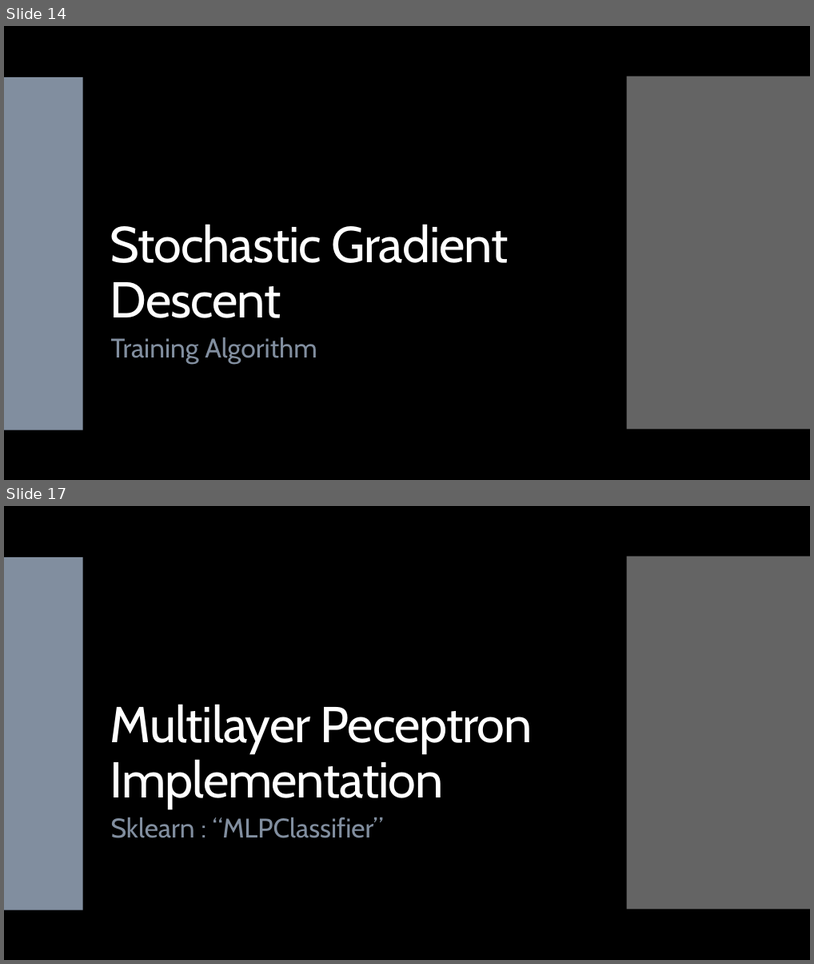
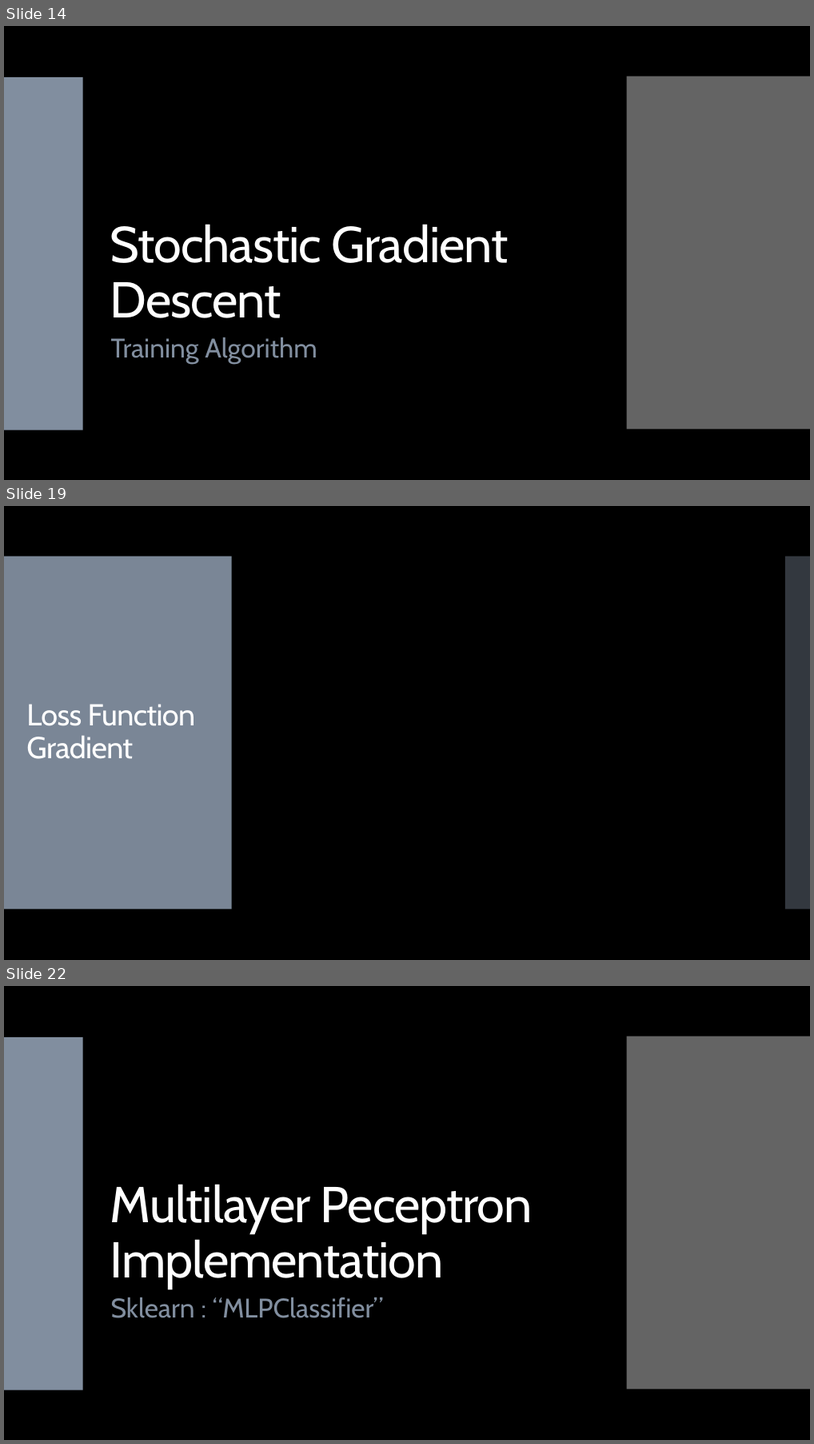
Before and after one commit to landonbuell/Convolutional-Neural-Networks, a slide deck: Presentations/11_03_2020/Training a Multilayer Perceptron with Stochastic Gradient Descent.pptx. Shown one above the other, each under a label of ours: slides 14 and 17 before the commit, slides 14, 19 and 22 after it; the slides between them are not shown. The pictures are 814x964 and 814x1444 pixels, drawn with LibreOffice and Linux fonts; fonts in the diff are those of the drawing; grey boxes stand for pictures. Boxes give left, top, right and bottom in pixels: in the first picture for what was removed or moved away, otherwise in the second. Text is boxed around its words. In the diff, an @@ line names an element or a change of style, - is before the commit and + after.

```diff
--- a/Presentations/11_03_2020/Training a Multilayer Perceptron with Stochastic Gradient Descent.pptx
+++ b/Presentations/11_03_2020/Training a Multilayer Perceptron with Stochastic Gradient Descent.pptx
@@ slide 19 added at box(4, 506, 810, 960), background #000000; not listed: 2 template elements that a slide beside it also shows @@
@@ title added at box(26, 704, 196, 759), 36 pt, text #FFFFFF @@
+Loss Function Gradient
@@ what was slide 17 is now slide 22 @@
```
Also in this commit, not shown: 17 slides changed, 5 other slides added, 2 other files.
